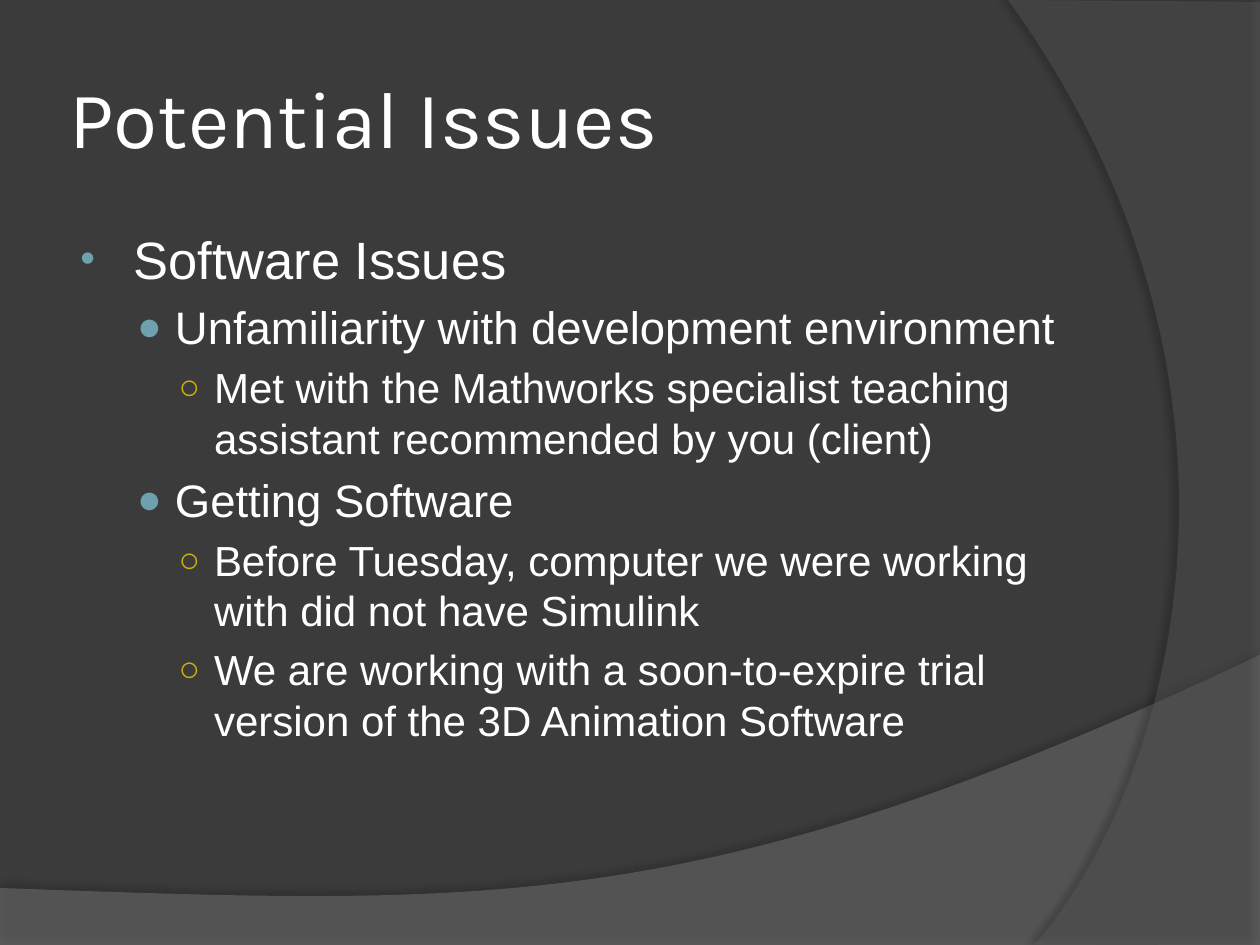
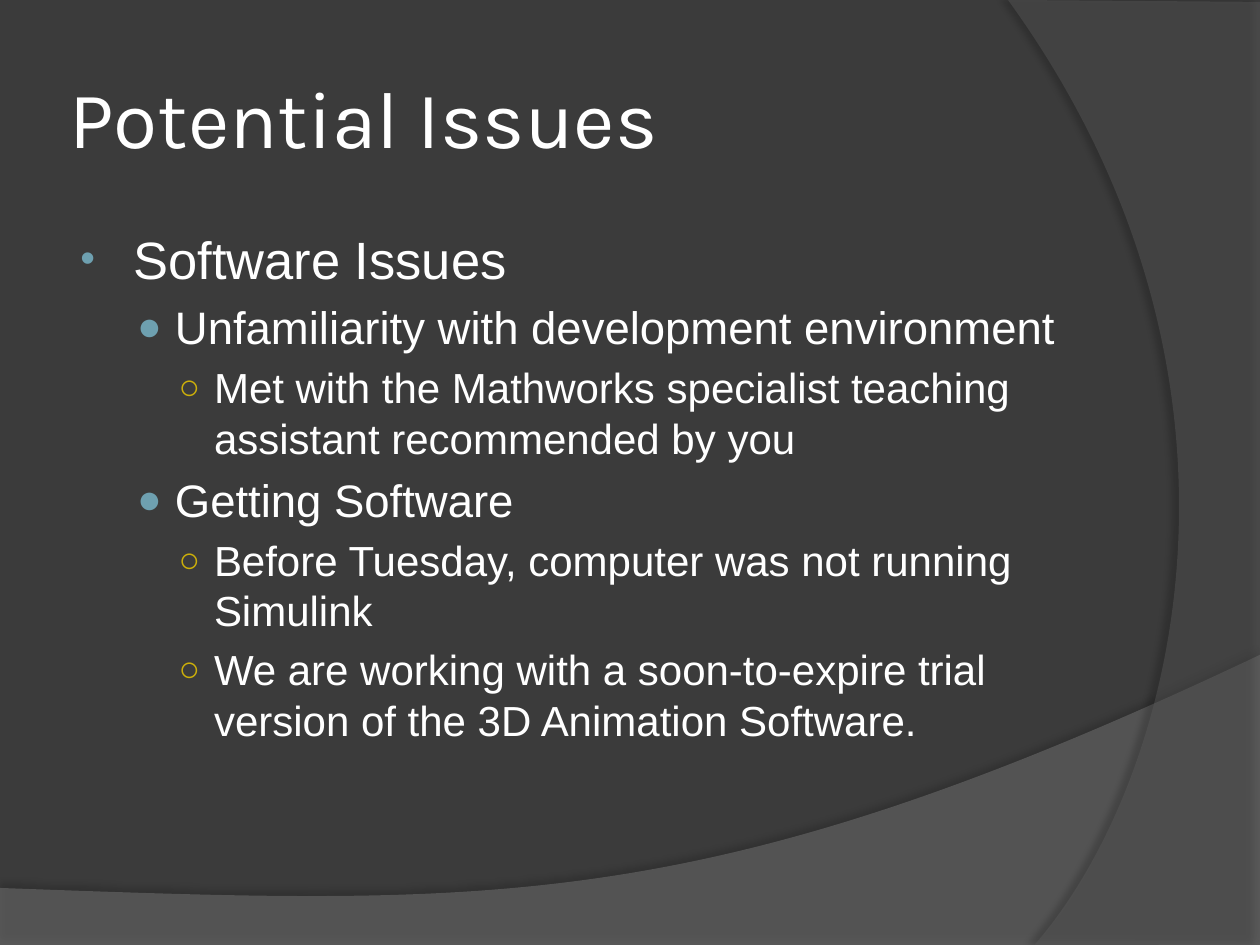
Before and after one commit to zachrob/VW-DrivingSim, a slide deck: slide 5 of Class Presentation 10-30-2013/Presentation.pptx (slide 4 before the commit). Drawn at 1260x945 pixels with LibreOffice and Linux fonts; fonts in the diff are those of the drawing. Boxes give left, top, right and bottom in pixels: in the first picture for what was removed or moved away, otherwise in the second. Text is boxed around its words. In the diff, an @@ line names an element or a change of style, - is before the commit and + after.

```diff
--- a/Class Presentation 10-30-2013/Presentation.pptx
+++ b/Class Presentation 10-30-2013/Presentation.pptx
@@ text at [214, 372, 1010, 462]: text changed @@
-    ○ Met with the Mathworks specialist teaching assistant recommended by you (client)
+    ○ Met with the Mathworks specialist teaching assistant recommended by you
@@ text at [214, 545, 1011, 737]: text changed @@
-    ○ Before Tuesday, computer we were working with did not have Simulink
-    ○ We are working with a soon-to-expire trial version of the 3D Animation Software
+    ○ Before Tuesday, computer was not running Simulink
+    ○ We are working with a soon-to-expire trial version of the 3D Animation Software.
```
Also in this commit, not shown: 4 other slides changed, 1 slide added.
